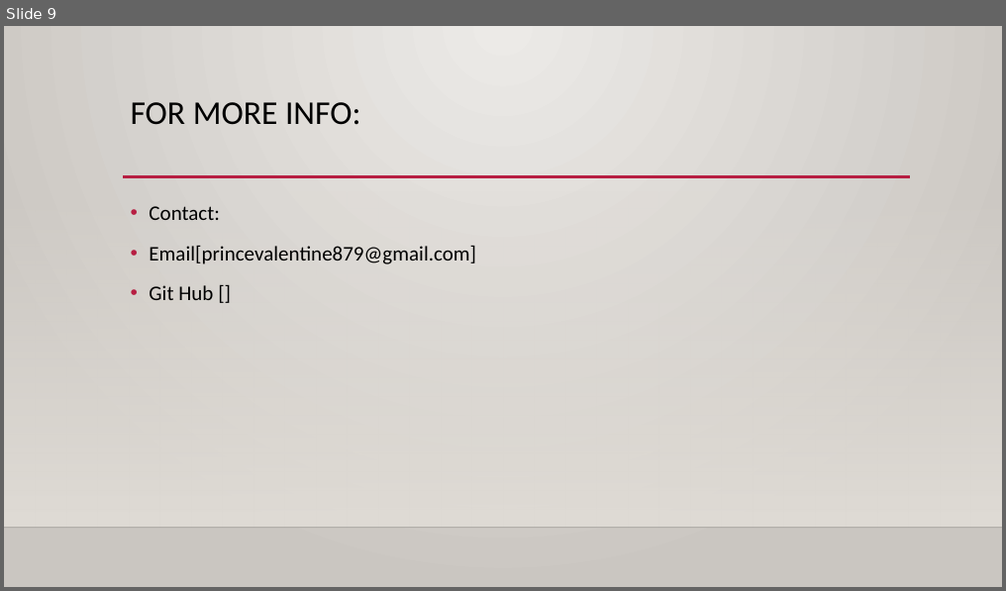
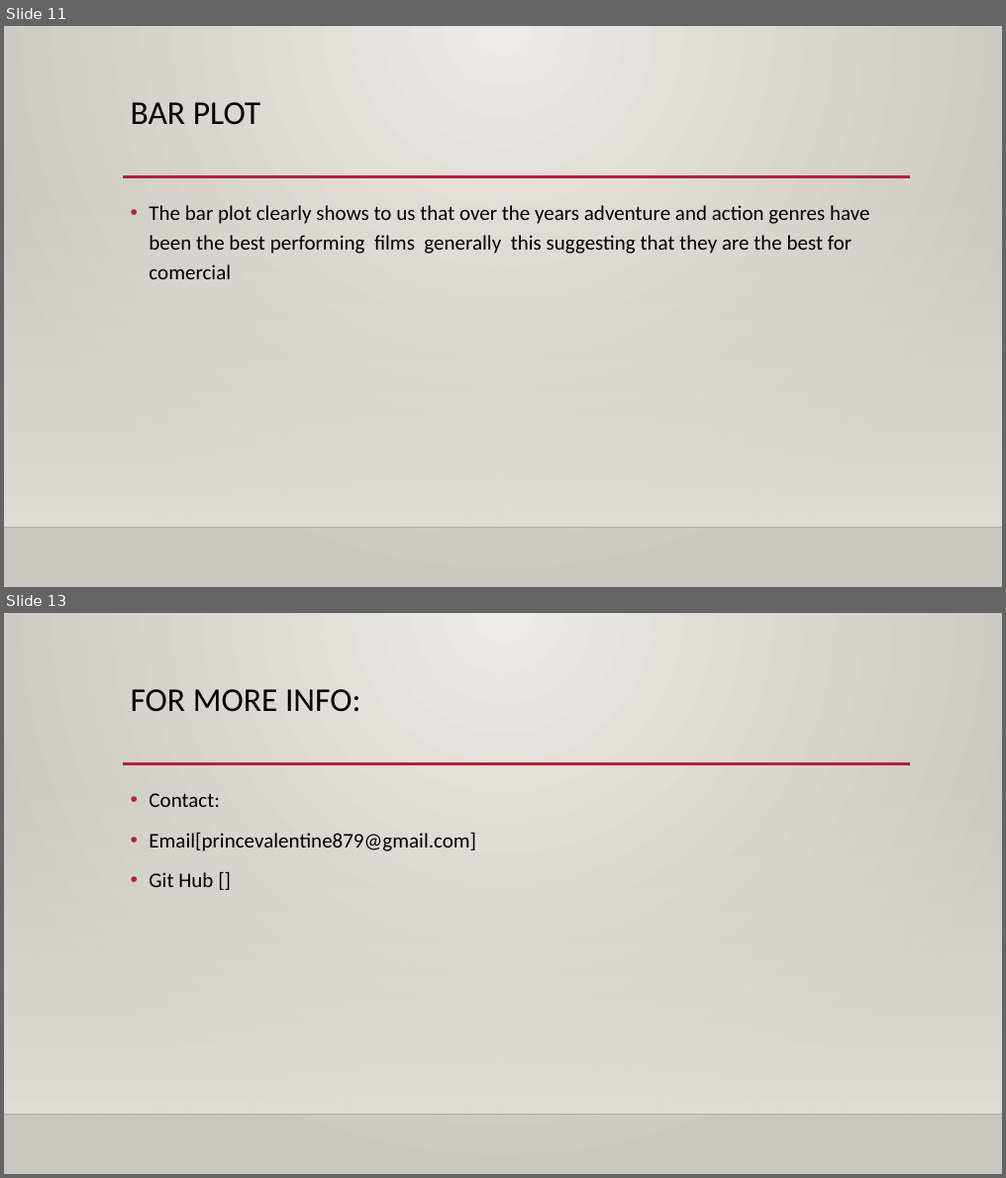
Before and after one commit to Star-obiero/Microsoft-Movie-Analysis, a slide deck: Microsoft Movie Studio Market Analysis.pptx. Shown one above the other, each under a label of ours: slide 9 before the commit, slides 11 and 13 after it; the slides between them are not shown. The pictures are 1006x591 and 1006x1178 pixels, drawn with LibreOffice and Linux fonts; fonts in the diff are those of the drawing; background and template pictures are left out. Boxes give left, top, right and bottom in pixels: in the first picture for what was removed or moved away, otherwise in the second. Text is boxed around its words. In the diff, an @@ line names an element or a change of style, - is before the commit and + after.

```diff
--- a/Microsoft Movie Studio Market Analysis.pptx
+++ b/Microsoft Movie Studio Market Analysis.pptx
@@ slide 11 added at <box>4,26,1002,587</box>, background gradient #ECEAE7 to #CAC7C1; not listed: 3 template elements that a slide beside it also shows @@
@@ title added at <box>131,102,261,125</box>, 32 pt, text #000000 @@
+BAR PLOT
@@ text added at <box>149,205,870,279</box>, 20 pt, text #000000 @@
+• The bar plot clearly shows to us that over the years adventure and action genres have been the best performing films generally this suggesting that they are the best for comercial
@@ what was slide 9 is now slide 13 @@
```
Also in this commit, not shown: 1 slide changed, 3 other slides added, 6 other files.
